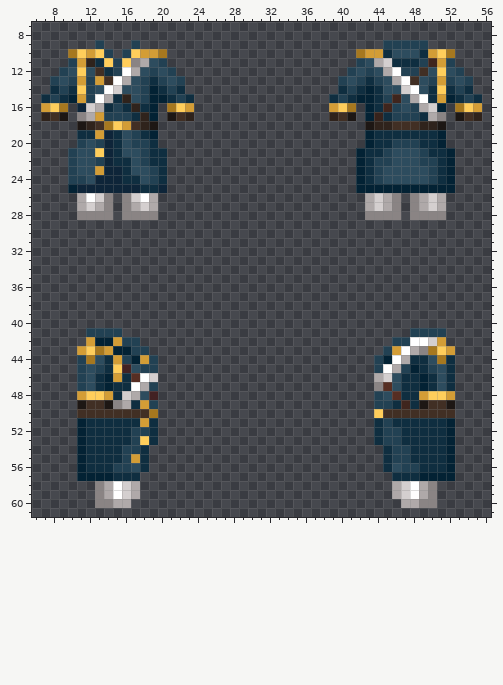
A pixel-art sprite gets an edit: Resources/Textures/Clothing/Uniforms/Jumpsuit/capformal.rsi/equipped-INNERCLOTHING.png. The picture above is the old version.
The file is 64x64 pixels. Colours within 5 levels of each other are drawn and written as one. Shown: x 6..56, y 7..61.
Now the later version:
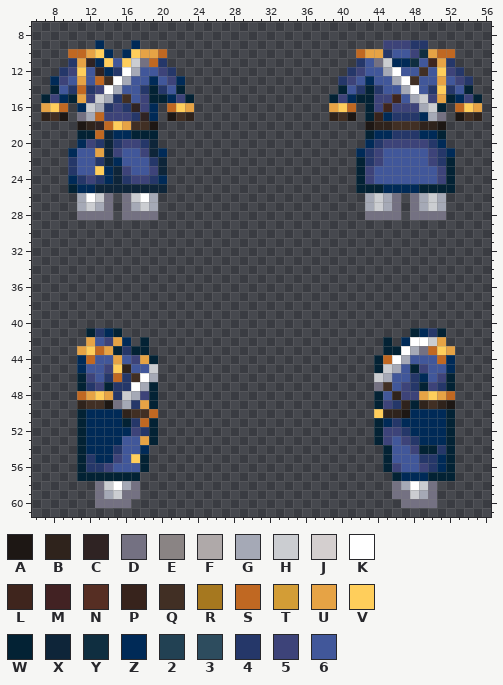
Palette (. is transparent): A #1d1714  B #2f231c  C #2f2323  D #747182  E #8a8484  F #afa9a9  G #a5a9b6  H #cbcdd1  J #d4cfcf  K #ffffff  L #3f251d  M #422223  N #562e23  P #37231c  Q #412f24  R #a6781f  S #c06822  T #d39d36  U #e6a345  V #ffce5b  W #032234  X #0e2539  Y #0f2e40  Z #002a57  2 #224153  3 #2d4c5e  4 #253769  5 #3d4379  6 #41579a
Difference:
Changed rows in their new state; - is an unchanged pixel.
first column x 7:
 9 ------Z---Z---------------------------55544------
10 ---SSU-Z-Z-UUS---------------------SUU4665-USS---
11 ---4UCZ-6-HDS4---------------------46DHZZ-6-U4---
12 --45-6CZ4-G6654-------------------4566G-66-6-54--
13 -Z56U6S--G66Z65Z-----------------456Z66G--66U654-
14 -W64S45-G664-46W-----------------W64-466G-64-46W-
15 W5Z-U5HG4Q65--Z5W---------------W5Z--55-6GH5U-Z5W
16 U-S-ZHG454C5Z-S-U---------------U-S--5-555GH--S-U
17 ----DGS5554CZ-------------------------Z444ZGD----
18 ------CS-U-Q-------------------------------------
19 ----WWS-ZZWW-------------------------ZZ444ZZ-----
20 ----Z54-4554X-----------------------Z4555554Z----
21 ---Z66U-5665XZ---------------------Z456666654Z---
22 ---4664-Z6664X----------------------456666654----
23 ---466VZ-5665X----------------------566666665----
24 ---Z454Z-4554Z----------------------566666665----
25 ----ZZ-----XX-------------------------ZZZZ-------
26 ----G-HD-DH-G-----------------------GHGD-DGHG----
27 ----GHGD-DGHG-----------------------GHGD-DGHG----
28 ----DDDD-DDDD-----------------------DDDD-DDDD----
first column x 11:
41 -W4ZW--------------------------------WZ4W-
42 -U65UZ.W--------------------------W.Z--HU-
43 U-SU-4WW--------------------------WW-GDS-U
44 ZS66U65UW------------------------WS-G666SZ
45 Z665-B66H------------------------WHG6-566Z
46 W564S4Q-G------------------------HG664Z65W
47 W45-44-GW------------------------DQ654-54W
48 SU-U4HG5W------------------------W6B55U-US
49 B---DG4UW------------------------W54BWB-B-
50 WZZZZB--S-------------------------BBAZZZZW
51 -ZZZZW4SW------------------------WZ4ZZZZZ-
52 -ZZZZZ54W------------------------W554ZZZZ-
53 -ZZZZ66UW------------------------W5654ZZZ-
54 -ZZZ466Z--------------------------W665WW4-
55 -4ZZ56VW--------------------------W66644Z-
56 -445666W--------------------------W56654Z-
57 ----WWW----------------------------WZZZ---
58 --DH-GD----------------------------DG-HD--
59 --DGHDD----------------------------DDHGD--
60 --DDDD------------------------------DDDD--
Boxes around the changes in both pictures, in picture pixels (x1, y1, x2, y2):
changed: (41, 40, 194, 220)
changed: (329, 40, 482, 220)
changed: (77, 328, 158, 508)
changed: (374, 328, 455, 508)
